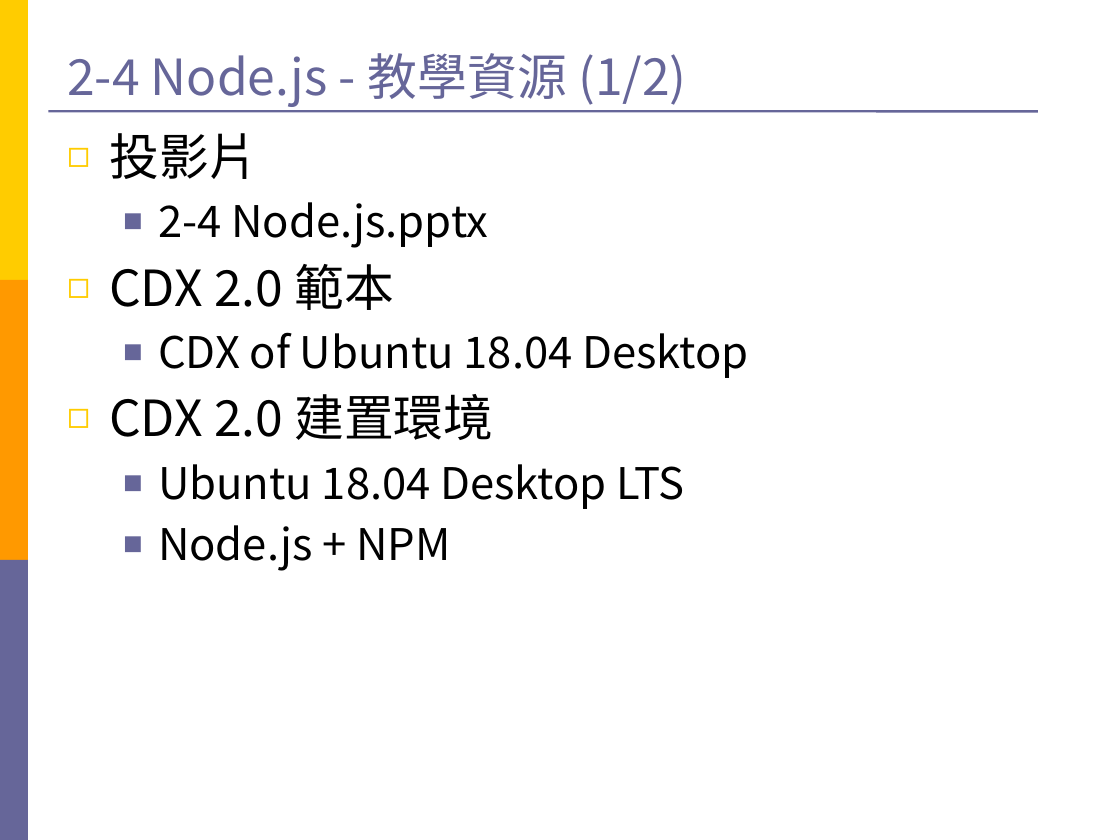
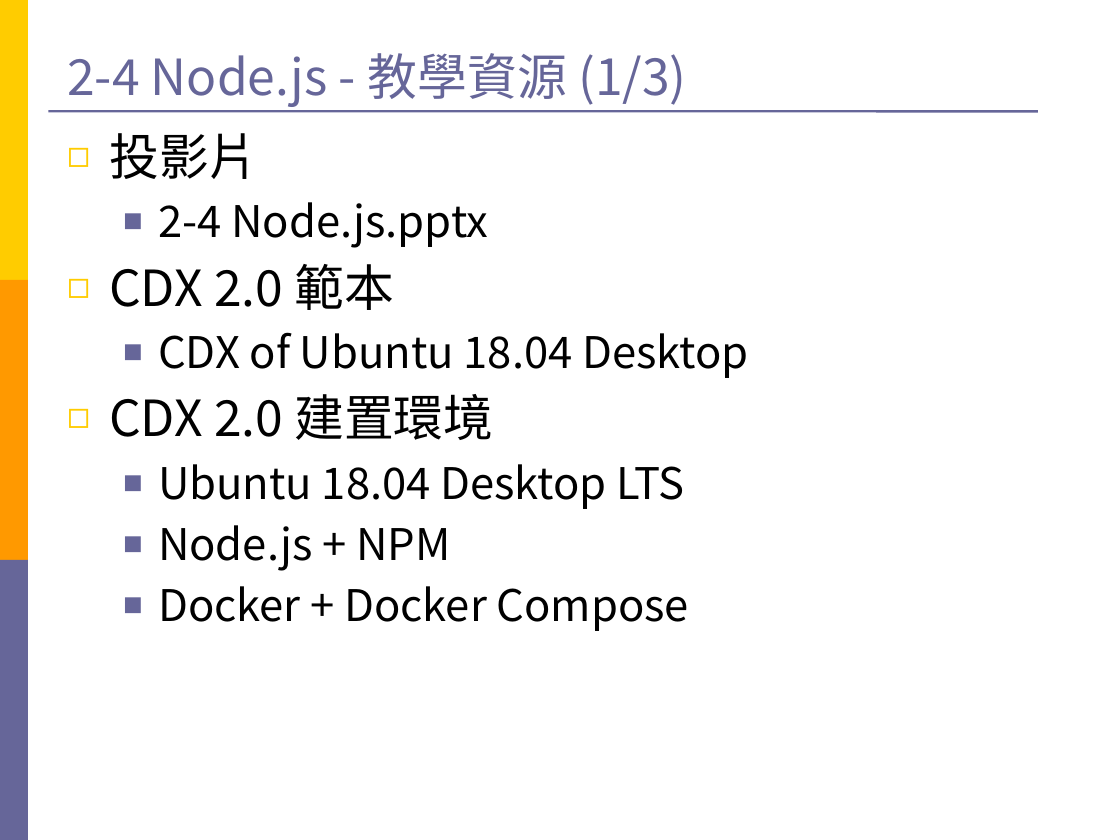
Before and after one commit to Still34/nodejs-security-course, a slide deck: slide 2 of export/nodejs-description.pptx. Drawn at 1120x840 pixels with LibreOffice and Linux fonts; fonts in the diff are those of the drawing. Boxes give left, top, right and bottom in pixels: in the first picture for what was removed or moved away, otherwise in the second. Text is boxed around its words. In the diff, an @@ line names an element or a change of style, - is before the commit and + after.

```diff
--- a/export/nodejs-description.pptx
+++ b/export/nodejs-description.pptx
@@ title at (67,53,686,107): text changed @@
-2-4 Node.js - 教學資源 (1/2)
+2-4 Node.js - 教學資源 (1/3)
@@ text at (158,586,689,631): paragraph added @@
+  ■ Docker + Docker Compose
```
Also in this commit, not shown: 1 other slide changed, 1 slide added.
